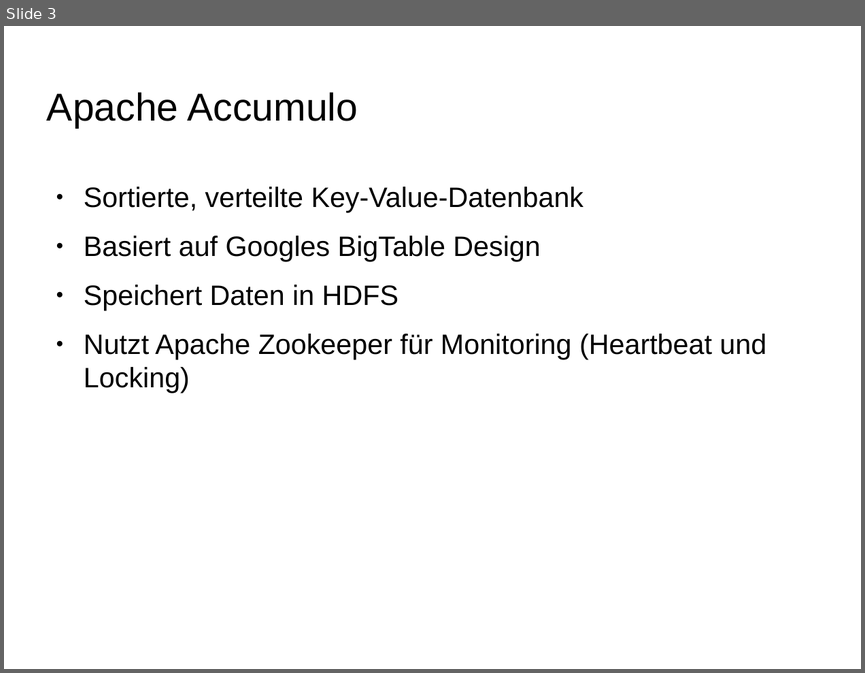
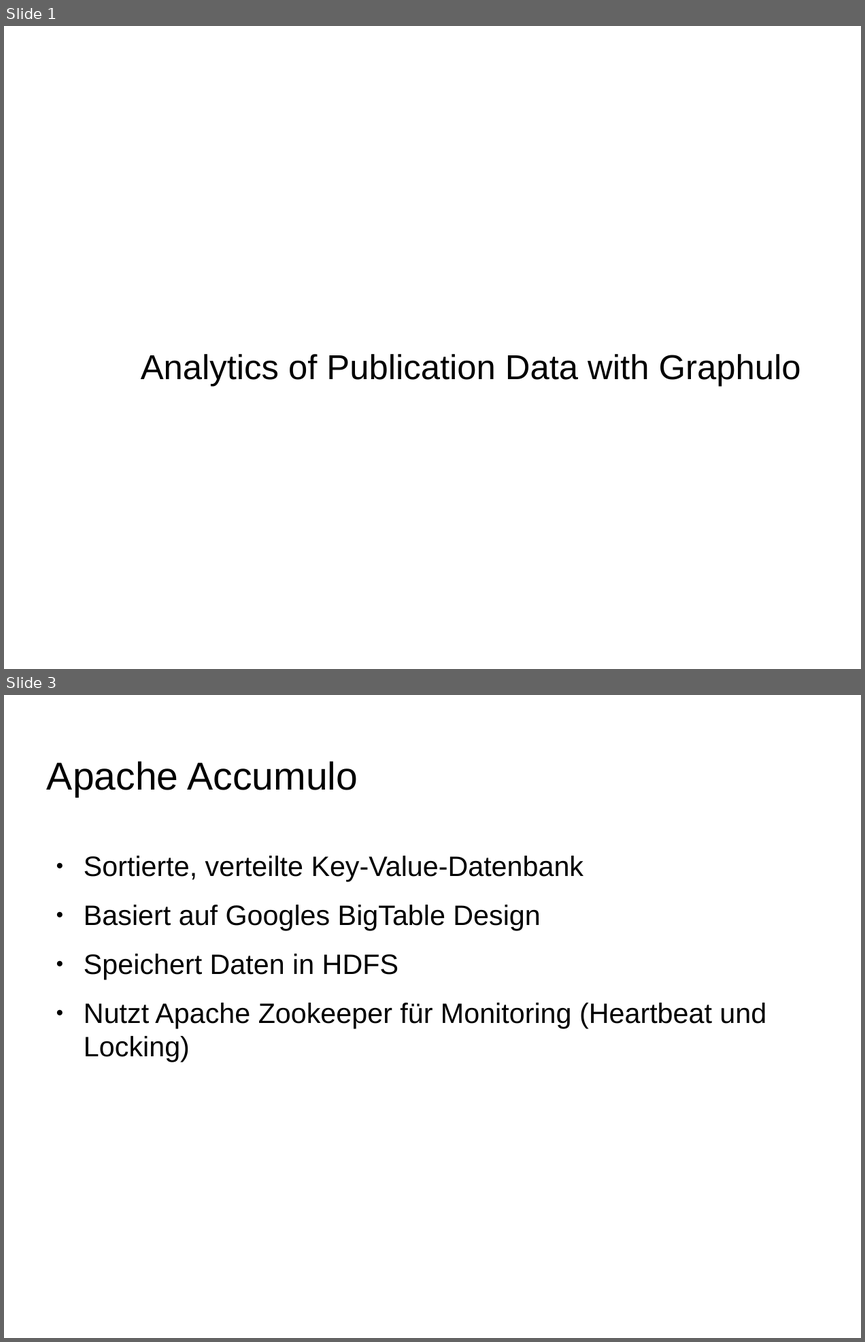
Before and after one commit to ScaDS/dblp-graphulo, a slide deck: doc/testat1.odp. Shown one above the other, each under a label of ours: slide 3 before the commit, slides 1 and 3 after it; the slides between them are not shown. The pictures are 865x673 and 865x1342 pixels, drawn with LibreOffice and Linux fonts; fonts in the diff are those of the drawing; background and template pictures are left out. Boxes give left, top, right and bottom in pixels: in the first picture for what was removed or moved away, otherwise in the second. Text is boxed around its words. In the diff, an @@ line names an element or a change of style, - is before the commit and + after.

```diff
--- a/doc/testat1.odp
+++ b/doc/testat1.odp
@@ slide 1 added at (4, 26, 861, 669), background picture (left out) @@
@@ subtitle added at (141, 354, 801, 386), 32 pt, text #000000 @@
+Analytics of Publication Data with Graphulo
```
Also in this commit, not shown: 5 other slides added, 1 slide removed, 3 other files.
